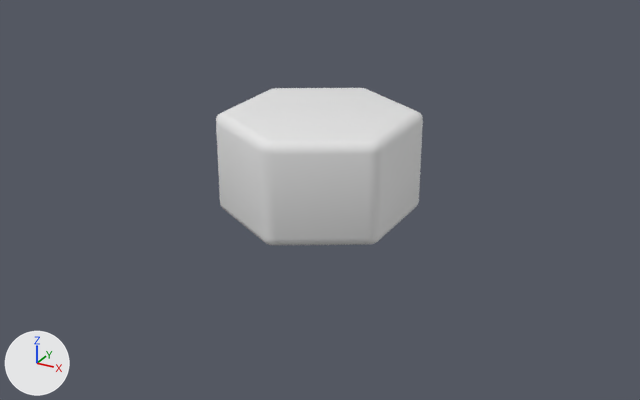
One commit to the FBX model SampleGame/Unity SampleGame/Assets/SampleGame/Meshes/FloatingIsland.fbx: the scene before it, then after it.
Rendered twice from a 50 mm camera at (1.92, -3.49, 1.29) aimed at (0.04, -0.06, -0.42). Lighting does not change. The marker at lower left points along +X, +Y and +Z. Where no turn or scale is listed for an object, it has been applied to the vertices.
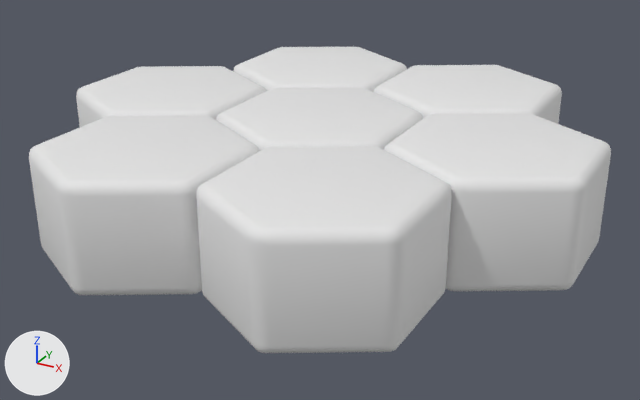
Changed parts and their boxes [x1, y1, x2, y2] in the pictures (640 x 400 px):
'Mesh', reshaped (180% wider, 94% taller)
    before: [216, 88, 423, 245]
    after: [29, 47, 611, 353]
part 1 of me_mesh, added
    after: [374, 65, 562, 124]
part 2 of me_mesh, added
    after: [29, 66, 266, 295]
part 3 of me_mesh, added
    after: [196, 47, 611, 353]

The edits, one by one:
me_mesh is used by ob_mesh; location (0.0, 0.0, 0.0).
me_mesh had 230 vertices, 234 faces and spanned x -0.433..0.433, y -0.487..0.487, z -0.5..0.0.
me_mesh now has 1602 vertices, 1638 faces and spans x -1.299..1.299, y -1.237..1.245, z -0.5..0.0.
me_mesh part 1: the loose piece of 230 vertices spanning x -0.433..0.433, y -0.487..0.487, z -0.5..0.0 is copied, and the copy is moved by (0.454, 0.759, 0.0); it spans x 0.021..0.887, y 0.272..1.245, z -0.5..0.0.
me_mesh part 2: a new loose piece of 458 vertices spanning x -1.299..0.0, y -1.237..0.487, z -0.5..0.0, in mat_default (white #e7e7e7).
me_mesh part 3: 684 vertices added at x -0.845..1.299, y -1.237..1.245, z -0.5..0.0.
